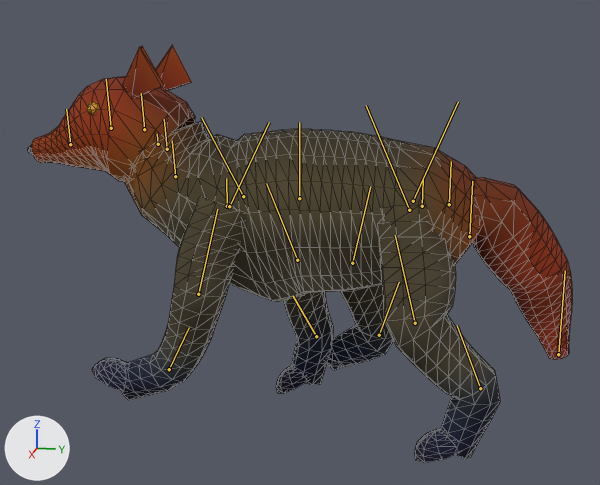
An edit to the glTF model example/wolf.glb, drawn before and after from the same camera.
The view is the same before and after, from a 50 mm camera at (3.1, 0.57, 1.48) aimed at (0.0, -0.05, 0.71). Arrows for +X, +Y and +Z are at lower left; the lights stay in place. The picture after the commit comes second. Both versions are drawn at frame 0 of the action 'move'; the numbers are the values there. The bones that change, and the others that lie on the model, are drawn over the model as lines. Mesh edges are drawn as thin lines.

In view in the first picture: 'creature'.
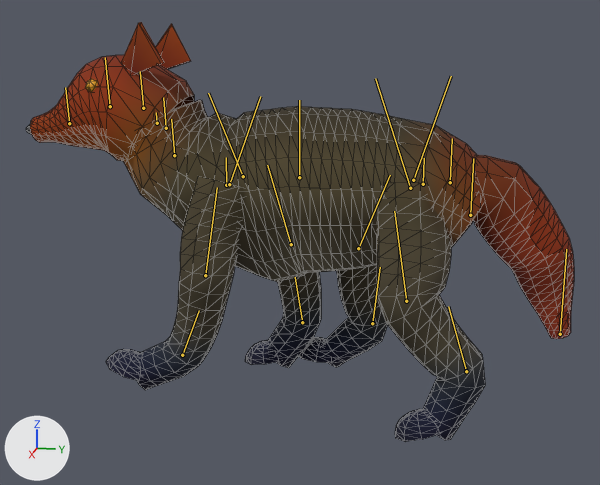
The edits, one by one:
Bone 'Rump' (bone_rump) moves from (0.0, 0.0, 0.0) to (0.0, 0.083, 0.0).
Bone 'LFront1Rt' (bone_lfront1rt) turns from (-26, 0, 0) to (-21, 0, 0) degrees about its own x, y and z.
Bone 'RFront1Rt' (bone_rfront1rt) turns from (28, 0, 0) to (22, 0, 0) degrees about its own x, y and z.
Bone 'RFront1Wr' (bone_rfront1wr) turns from (8, 0, 0) to (-7, 0, 0) degrees about its own x, y and z.
Bone 'LBack1Rt' (bone_lback1rt) turns from (24, 0, 0) to (19, 0, 0) degrees about its own x, y and z.
Bone 'RBack1Rt' (bone_rback1rt) turns from (-22, 0, 0) to (-18, 0, 0) degrees about its own x, y and z.
Bone 'RBack1Kn' (bone_rback1kn) turns from (10, 0, 0) to (-4, 0, 0) degrees about its own x, y and z.
Bone 'RBack1Ba' (bone_rback1ba) turns from (-6, 0, 0) to (15, 0, 0) degrees about its own x, y and z.

Location of each change, (x1, y1, x2, y2) in pixels of the pictures (600 x 485 px):
'creature', posed
    before: (28, 45, 572, 463)
    after: (26, 22, 574, 442)
bone 'Rump', root to tip
    before: (469, 236) to (472, 181)
    after: (470, 215) to (473, 158)
bone 'LFront1Rt', root to tip
    before: (229, 206) to (269, 122)
    after: (229, 184) to (260, 96)
bone 'RFront1Rt', root to tip
    before: (243, 196) to (201, 117)
    after: (243, 176) to (208, 93)
bone 'RFront1Wr', root to tip
    before: (316, 336) to (293, 296)
    after: (302, 322) to (295, 277)
bone 'LBack1Rt', root to tip
    before: (409, 210) to (366, 105)
    after: (410, 188) to (375, 78)
bone 'RBack1Rt', root to tip
    before: (413, 201) to (458, 102)
    after: (413, 180) to (451, 76)
bone 'RBack1Kn', root to tip
    before: (352, 263) to (370, 186)
    after: (358, 248) to (390, 175)
bone 'RBack1Ba', root to tip
    before: (379, 335) to (399, 282)
    after: (372, 323) to (380, 267)
